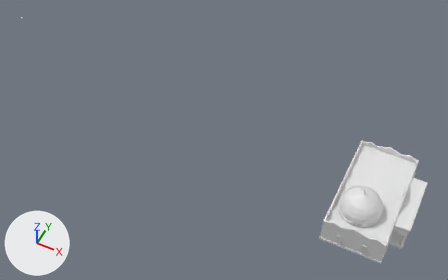
A saved change to the FBX model models/AR_FataMorgana/exports/AR_FataMorgana_ingang.fbx.
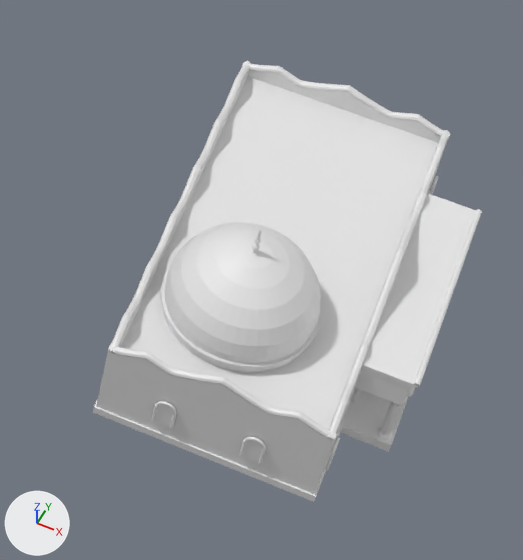
Old and new are each drawn whole from a 50 mm camera at (65.0, -57.8, 59.0) aimed at (41.0, -9.8, -1.0) and again close up on the part from 65% to 98% of the width and 44% to 100% of the height. The axes (+X, +Y, +Z) are drawn at lower left. The lights are the same throughout. The older version's two pictures come first. Vertices at exactly the same position are counted once.

Before the edit, the objects in view are built like this:
```python
me_fm_ingang_lijst_001 = bpy.data.meshes.new('FM_ingang_lijst.001')
me_fm_ingang_lijst_001.from_pydata(...)  # 160 vertices, 202 faces; spans x 57.44..64.62, y -19.06..-5.94, z 0.0..2.39
me_fm_ingang_lijst_001.materials.append(mat_fm_lijst)  # white #e7e7e7
me_fm_ingang_rood_001 = bpy.data.meshes.new('FM_ingang_rood.001')
me_fm_ingang_rood_001.from_pydata(...)  # 5106 vertices, 9784 faces; spans x 57.37..66.23, y -19.13..-5.87, z 0.0..4.69
me_fm_ingang_rood_001.materials.append(mat_fm_rood)  # white #e7e7e7
me_fm_ingang_witvlak_001 = bpy.data.meshes.new('FM_ingang_witvlak.001')
me_fm_ingang_witvlak_001.from_pydata(...)  # 1580 vertices, 1712 faces; spans x 57.5..66.0, y -19.0..-6.0, z 2.2..4.55
me_fm_ingang_witvlak_001.materials.append(mat_fm_witvlak)  # white #e7e7e7
ob_fm_lijst_0_ingang = bpy.data.objects.new('FM_lijst_0_ingang', me_fm_ingang_lijst_001)
ob_fm_lijst_0_ingang.location = (0.0, 0.0, 0.0)
ob_fm_rood_0_ingang = bpy.data.objects.new('FM_rood_0_ingang', me_fm_ingang_rood_001)
ob_fm_rood_0_ingang.location = (0.0, 0.0, 0.0)
ob_fm_witvlak_0_ingang = bpy.data.objects.new('FM_witvlak_0_ingang', me_fm_ingang_witvlak_001)
ob_fm_witvlak_0_ingang.location = (0.0, 0.0, 0.0)
# also in view: 'FM_raam_0_ingang' at (61.0, -12.5, 1.3); 'FM_dak_0_ingang' at (61.0, -12.5, 3.0); 'FM_tegel_0_ingang' at (65.3, -12.5, -0.1); 'FM_koepel_blauw_0_ingang' at (60.5, -15.5, 4.7); 'FM_wit_0_ingang' at (61.8, -12.5, 1.7)
```
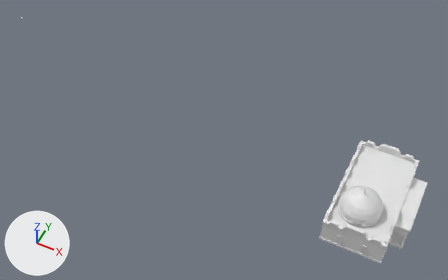
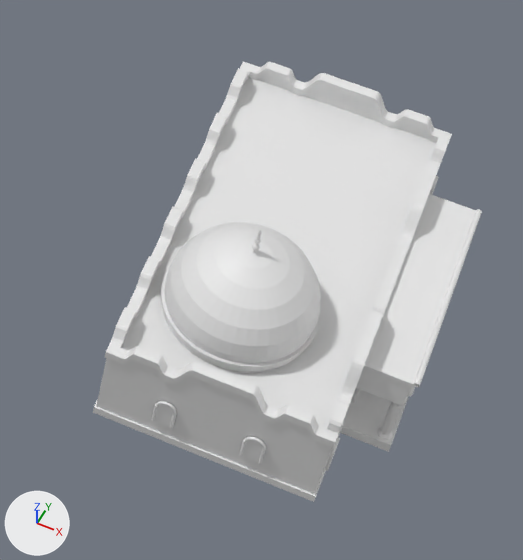
Edits to the bpy script that builds the scene:
```text
Change me_fm_ingang_witvlak_001:
    used by ob_fm_witvlak_0_ingang; location = (0.0, 0.0, 0.0)
    remove me_fm_ingang_witvlak_001.from_pydata(...)  # 1580 vertices, 1712 faces; spans x 57.5..66.0, y -19.0..-6.0, z 2.2..4.55
    add me_fm_ingang_witvlak_001.from_pydata(...)  # 2860 vertices, 2992 faces; spans x 57.5..66.0, y -19.0..-6.0, z 2.2..4.02
    me_fm_ingang_witvlak_001 part 1: 547 vertices moved from x 57.5..64.5, y -19.0..-6.0, z 3.3..4.47 to x 57.5..64.5, y -19.0..-6.0, z 3.0; 97 vertices removed from x 57.5..64.5, y -19.0..-6.0, z 3.3..4.55; 1377 vertices added at x 57.5..64.5, y -19.0..-6.0, z 3.0..4.02
Change me_fm_ingang_rood_001:
    used by ob_fm_rood_0_ingang; location = (0.0, 0.0, 0.0)
    remove me_fm_ingang_rood_001.from_pydata(...)  # 5106 vertices, 9784 faces; spans x 57.37..66.23, y -19.13..-5.87, z 0.0..4.69
    add me_fm_ingang_rood_001.from_pydata(...)  # 5084 vertices, 9800 faces; spans x 57.37..66.23, y -19.13..-5.87, z 0.0..4.32
    me_fm_ingang_rood_001 part 2: a new loose piece of 2570 vertices spanning x 57.45..64.55, y -19.05..-5.95, z 3.02..4.32, in mat_fm_rood (white #e7e7e7)
    me_fm_ingang_rood_001 part 3: 2592 vertices removed from x 57.49..64.51, y -19.02..-5.98, z 3.2..4.69
```

Location of each change, (x1, y1, x2, y2) in pixels of the close-ups (523 x 560 px):
'FM_rood_0_ingang', reshaped
    before: (108, 61, 482, 471)
    after: (105, 61, 482, 471)
part 1 of me_fm_ingang_witvlak_001, built on
    before: (107, 70, 448, 445)
    after: (130, 76, 428, 409)
part 2 of me_fm_ingang_rood_001, added
    after: (105, 61, 452, 448)
part 3 of me_fm_ingang_rood_001, deleted
    before: (108, 61, 450, 441)
